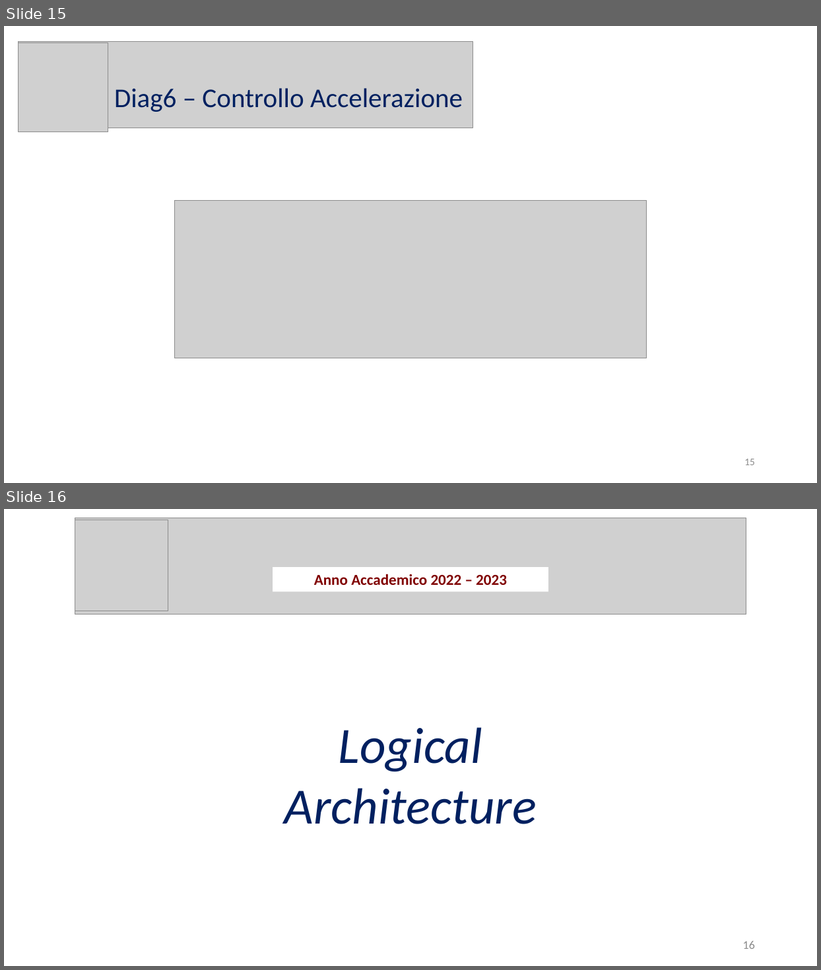
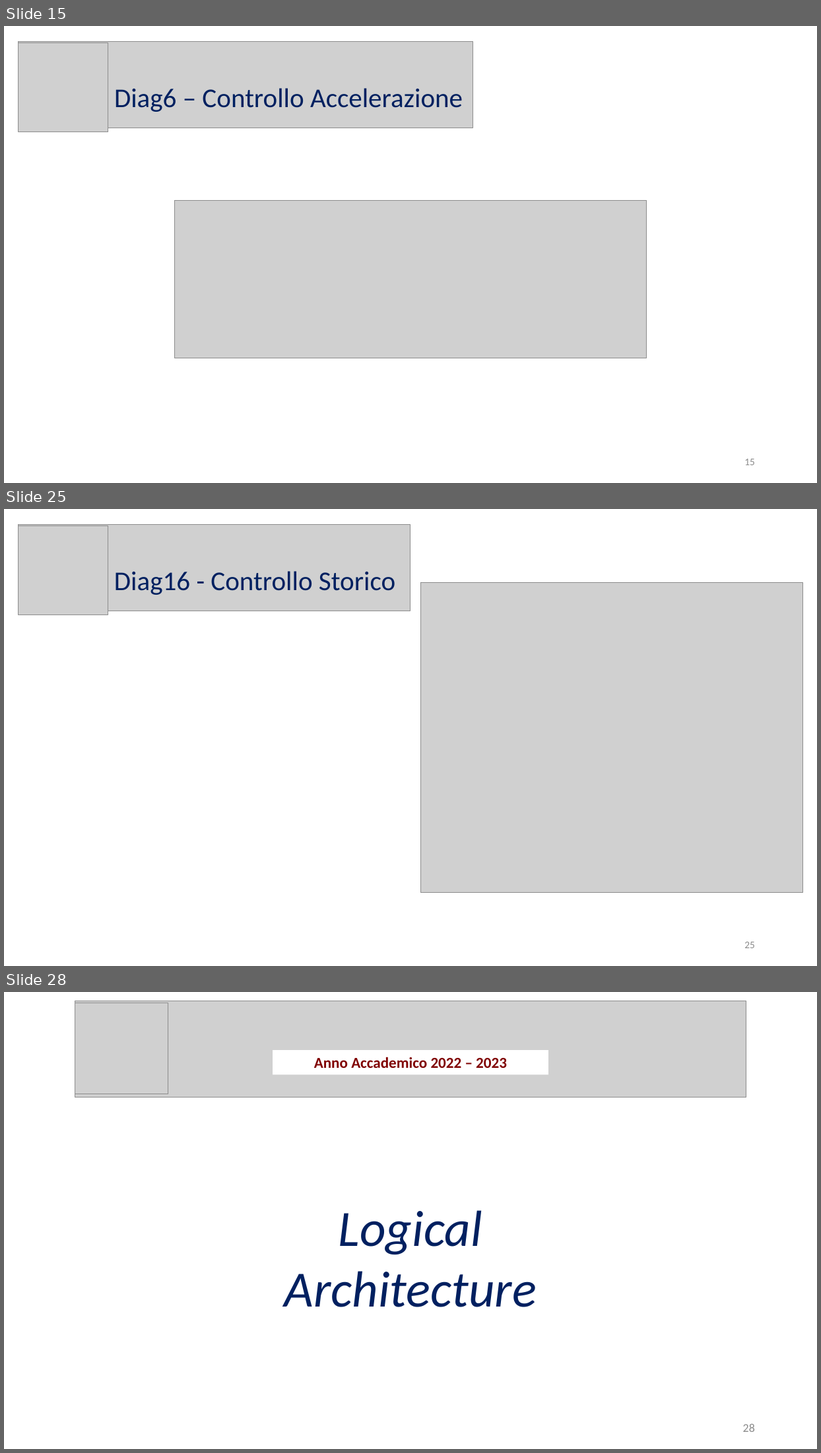
Before and after one commit to Wonderjack996/unimib-software-architecture, a slide deck: Progetto/Presentazione - Savazzi.pptx. Shown one above the other, each under a label of ours: slides 15 and 16 before the commit, slides 15, 25 and 28 after it; the slides between them are not shown. The pictures are 821x970 and 821x1453 pixels, drawn with LibreOffice and Linux fonts; fonts in the diff are those of the drawing; grey boxes stand for pictures. Boxes give left, top, right and bottom in pixels: in the first picture for what was removed or moved away, otherwise in the second. Text is boxed around its words. In the diff, an @@ line names an element or a change of style, - is before the commit and + after.

```diff
--- a/Progetto/Presentazione - Savazzi.pptx
+++ b/Progetto/Presentazione - Savazzi.pptx
@@ slide 25 added at box(4, 509, 817, 966), background #FFFFFF @@
@@ picture added at box(19, 524, 411, 611) @@
@@ picture added at box(19, 526, 108, 615) @@
@@ text added at box(114, 571, 395, 595), 32 pt, text #002060 @@
+Diag16 - Controllo Storico
@@ picture added at box(420, 583, 803, 892) @@
@@ page number added at box(745, 942, 755, 949), 12 pt, text #8C8C8C @@
+25
@@ what was slide 16 is now slide 28 @@
@@ page number at box(743, 1424, 755, 1432): text changed @@
-16
+28
```
Also in this commit, not shown: 11 other slides added, 1 other file.
